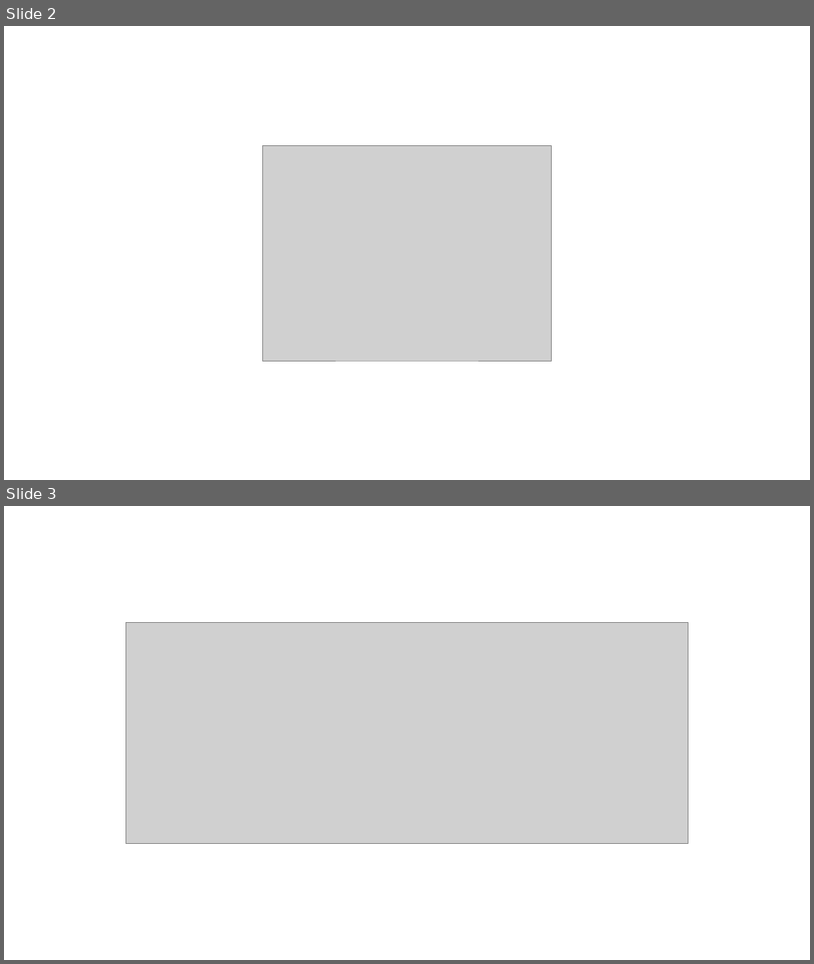
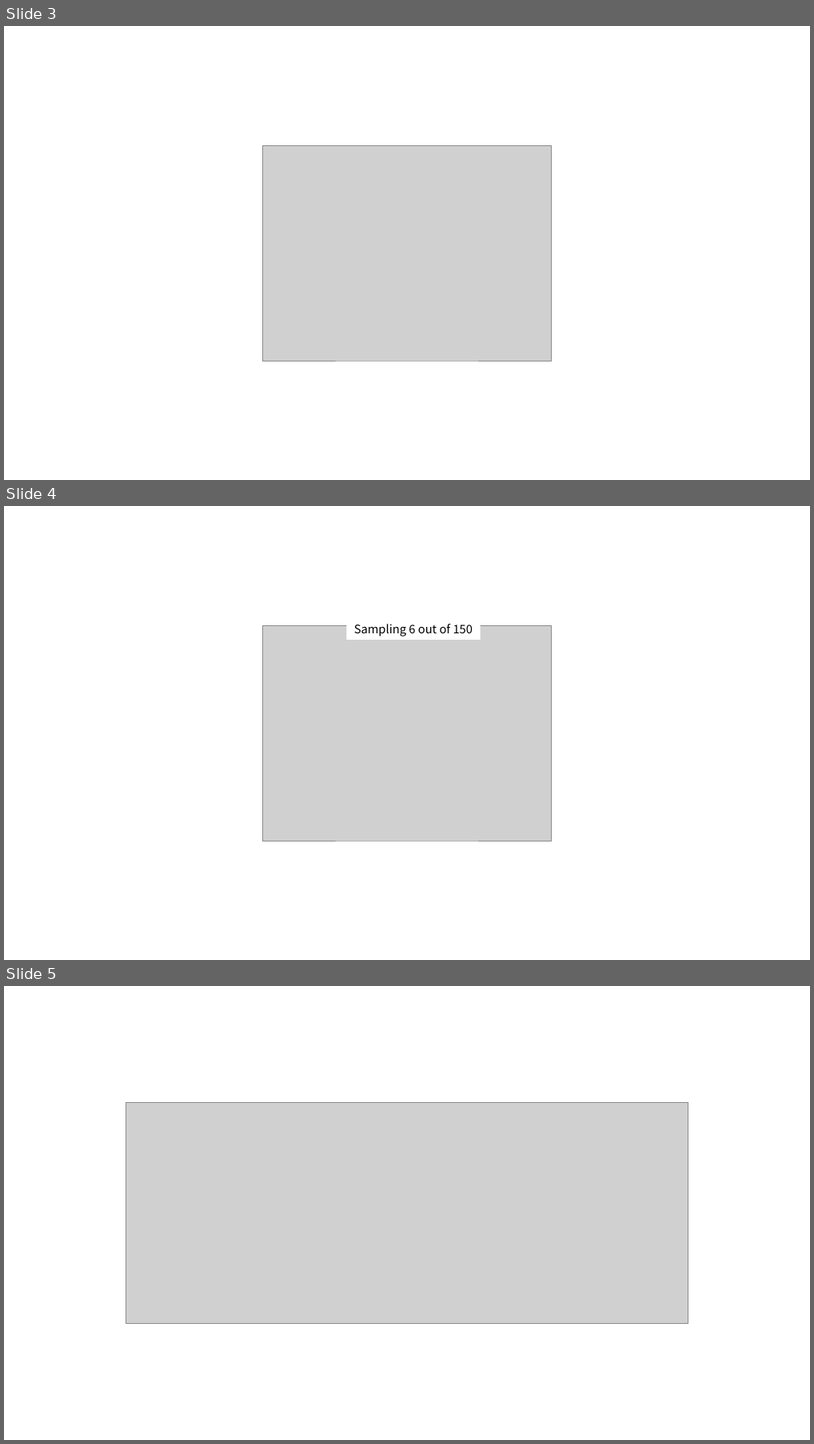
Before and after one commit to answeredbyablemind/answeredbyablemind.github.io, a slide deck: pics/2020-02-12-standard_error/pics.pptx. Shown one above the other, each under a label of ours: slides 2 and 3 before the commit, slides 3, 4 and 5 after it. The pictures are 814x964 and 814x1444 pixels, drawn with LibreOffice and Linux fonts; fonts in the diff are those of the drawing; grey boxes stand for pictures. Boxes give left, top, right and bottom in pixels: in the first picture for what was removed or moved away, otherwise in the second. Text is boxed around its words. In the diff, an @@ line names an element or a change of style, - is before the commit and + after.

```diff
--- a/pics/2020-02-12-standard_error/pics.pptx
+++ b/pics/2020-02-12-standard_error/pics.pptx
@@ slide 4 added at (x1=4, y1=506, x2=810, y2=960), background #FFFFFF @@
@@ picture added at (x1=263, y1=625, x2=551, y2=840) @@
@@ rectangle added at (x1=347, y1=619, x2=481, y2=640), fill #FFFFFF, 14 pt, text #000000 @@
+Sampling 6 out of 150
@@ what was slide 2 is now slide 3 @@
@@ what was slide 3 is now slide 5 @@
```
Also in this commit, not shown: 2 other slides added, 19 other files.
